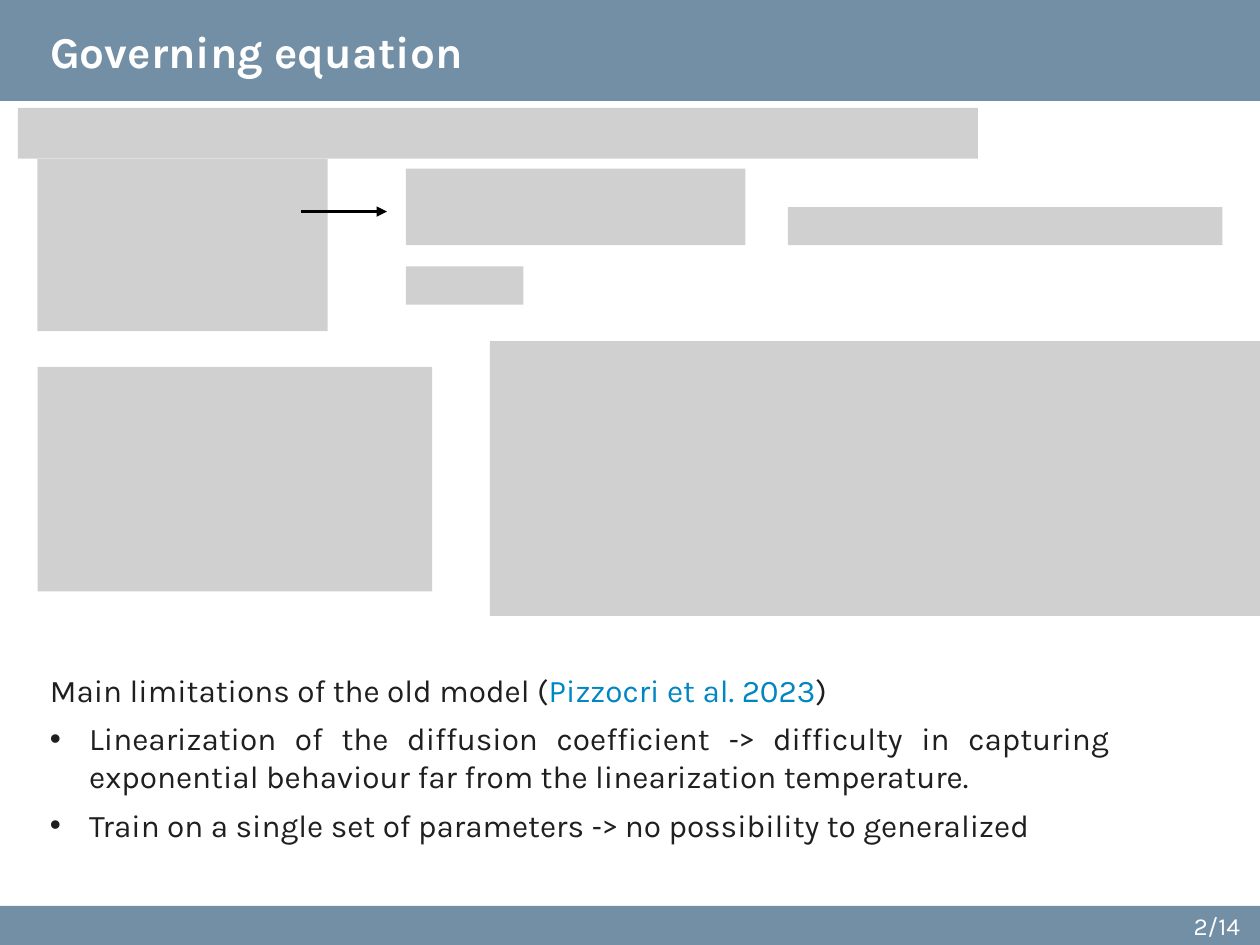
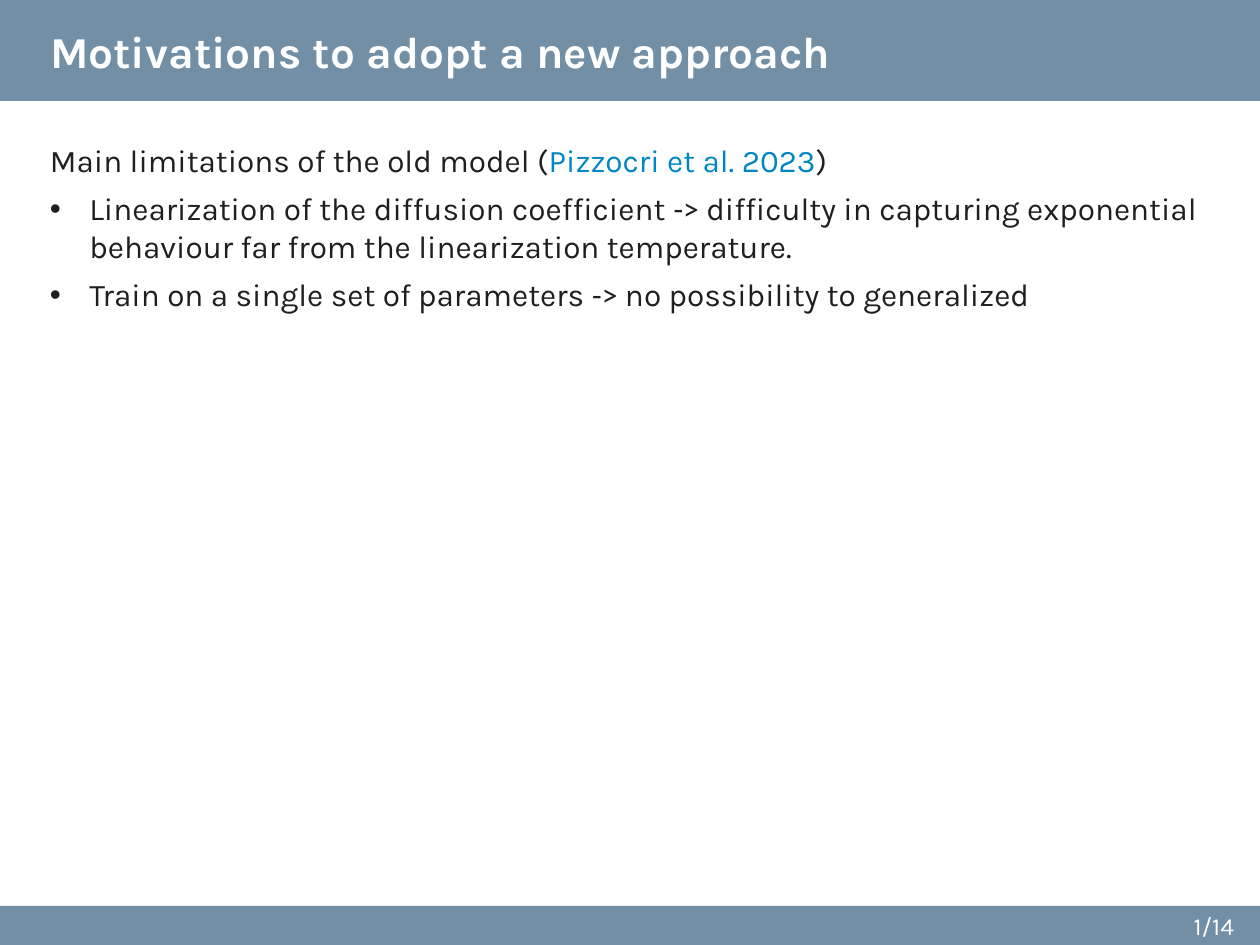
Before and after one commit to sciantix/sciantix-official, a slide deck: slide 1 of ROM updates 18 October 2024.pptx (slide 2 before the commit). Drawn at 1260x945 pixels with LibreOffice and Linux fonts; fonts in the diff are those of the drawing; grey boxes stand for pictures. Boxes give left, top, right and bottom in pixels: in the first picture for what was removed or moved away, otherwise in the second. Text is boxed around its words. In the diff, an @@ line names an element or a change of style, - is before the commit and + after.

```diff
--- a/ROM updates 18 October 2024.pptx
+++ b/ROM updates 18 October 2024.pptx
@@ title at [50, 36, 830, 79]: text changed @@
-Governing equation
+Motivations to adopt a new approach
@@ picture removed at [18, 108, 978, 159] @@
@@ text "Main limitations of the old ..." rewrapped from [50, 679, 1108, 845] to [50, 149, 1196, 314] @@
@@ picture removed at [38, 159, 328, 331] @@
@@ picture removed at [406, 169, 746, 246] @@
@@ picture removed at [788, 207, 1222, 244] @@
@@ arrow removed from (301, 212) to (387, 212) @@
@@ picture removed at [406, 266, 523, 304] @@
@@ picture removed at [490, 341, 1260, 616] @@
@@ picture removed at [38, 367, 432, 591] @@
@@ page number at [1194, 917, 1234, 937]: text changed @@
-2/14
+1/14
```
Also in this commit, not shown: 8 other slides changed, 4 slides added, 2 slides removed, 37 other files.
